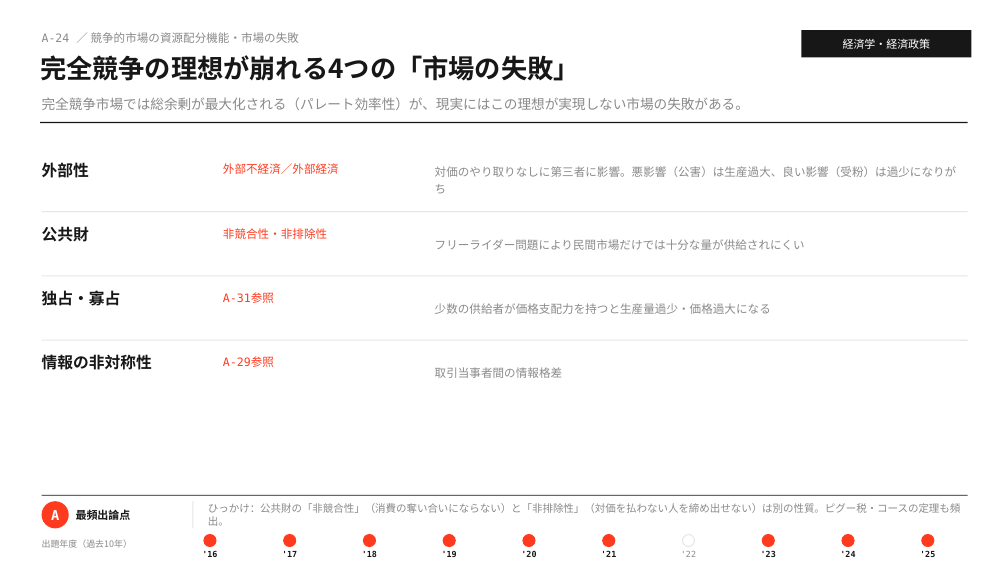
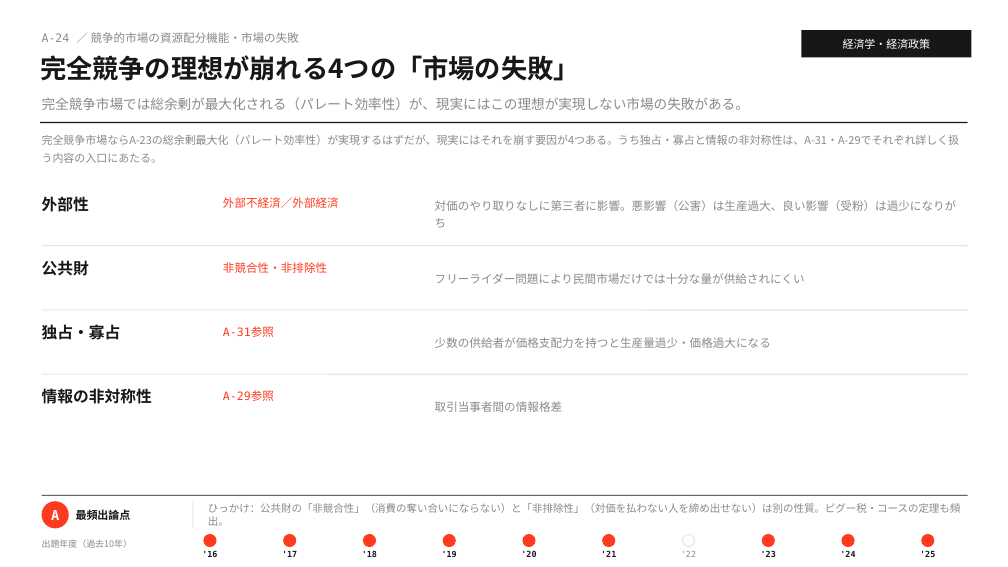
Before and after one commit to MasatoshiSano/SMEC, a slide deck: slide 38 of slides/1st_stage/A_economics.pptx. Drawn at 1008x567 pixels with LibreOffice and Linux fonts; fonts in the diff are those of the drawing. Boxes give left, top, right and bottom in pixels: in the first picture for what was removed or moved away, otherwise in the second. Text is boxed around its words. In the diff, an @@ line names an element or a change of style, - is before the commit and + after.

```diff
--- a/slides/1st_stage/A_economics.pptx
+++ b/slides/1st_stage/A_economics.pptx
@@ text added at [42,135,960,163], 10.5 pt, text #8A8A8A @@
+完全競争市場ならA-23の総余剰最大化（パレート効率性）が実現するはずだが、現実にはそれを崩す要因が4つある。うち独占・寡占と情報の非対称性は、A-31・A-29でそれぞれ詳しく扱う内容の入口にあたる。
@@ line moved from (42, 276) - (968, 276) to (42, 246) - (968, 246) @@
@@ line moved from (42, 340) - (968, 340) to (42, 310) - (968, 310) @@
@@ line moved from (42, 212) - (968, 212) to (42, 374) - (968, 374) @@
@@ 12 texts: place and size @@
-12 texts at [42,162,957,378]
+12 texts at [42,196,957,412]
```
Also in this commit, not shown: 11 other slides changed, 2 other files.
